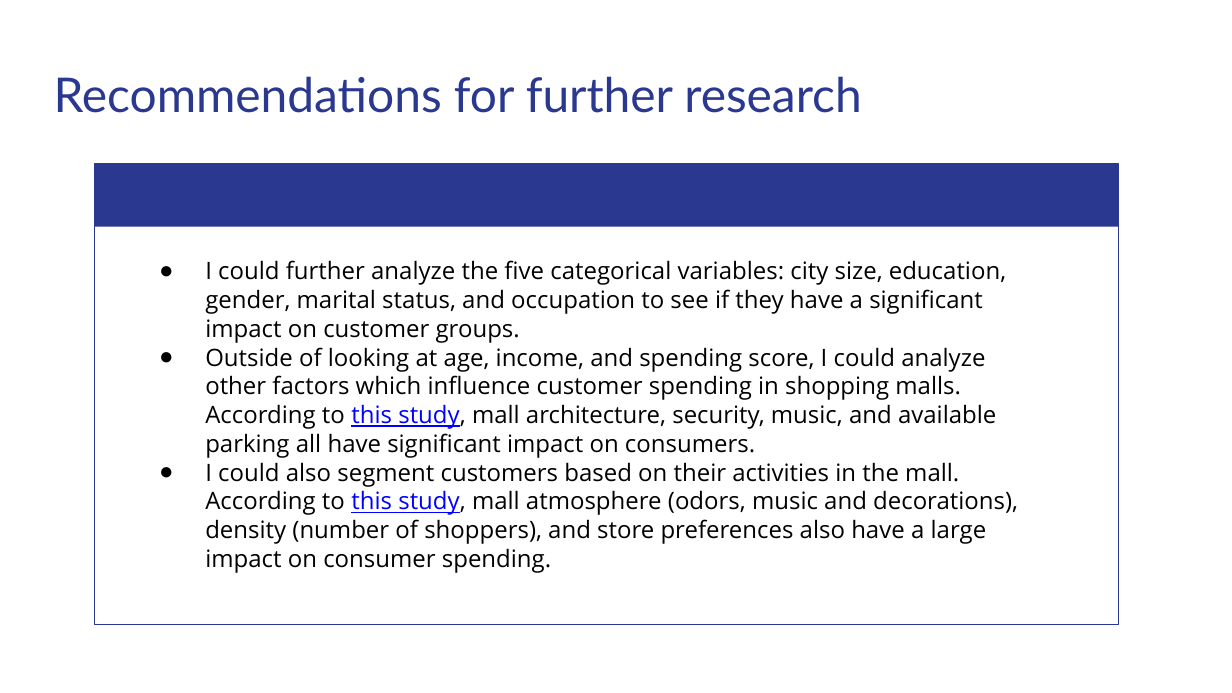
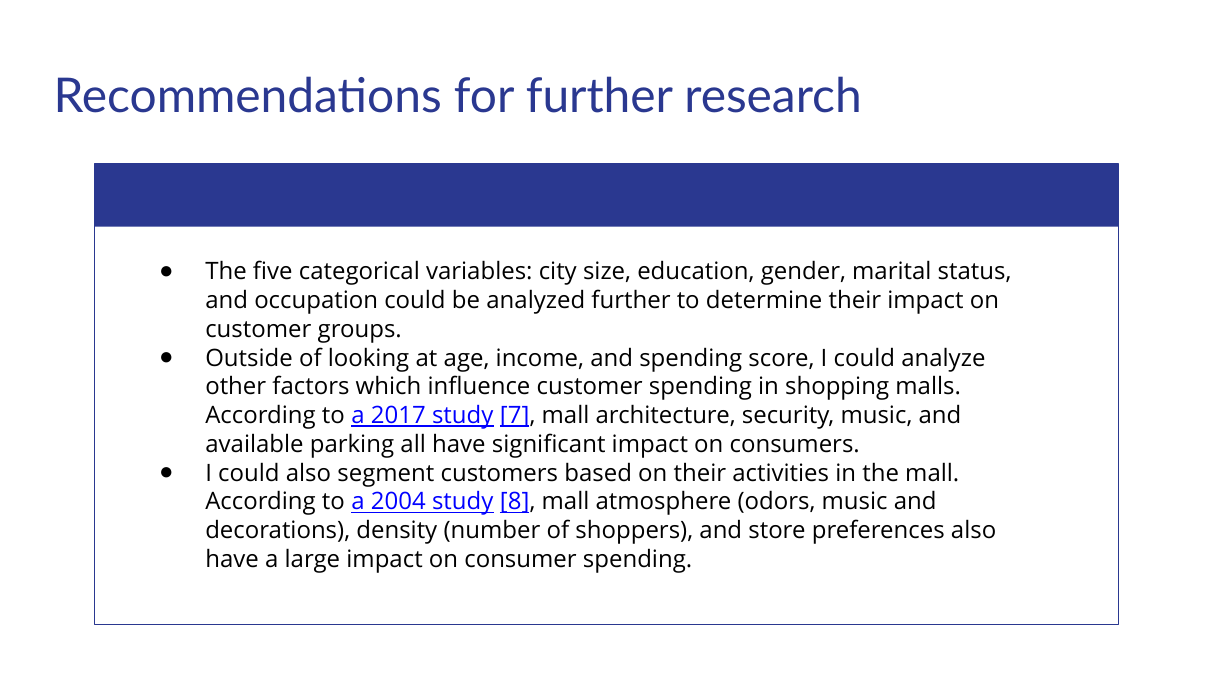
Before and after one commit to matthewshawnkehoe/Data-Science-Projects, a slide deck: slide 31 of Capstone Projects/Capstone_Three_Unsupervised_ML/Classifying_Mall_Customers.pptx. Drawn at 1232x693 pixels with LibreOffice and Linux fonts; fonts in the diff are those of the drawing. Boxes give left, top, right and bottom in pixels: in the first picture for what was removed or moved away, otherwise in the second. Text is boxed around its words. In the diff, an @@ line names an element or a change of style, - is before the commit and + after.

Commit message:
Updated mall customer analysis

```diff
--- a/Capstone Projects/Capstone_Three_Unsupervised_ML/Classifying_Mall_Customers.pptx
+++ b/Capstone Projects/Capstone_Three_Unsupervised_ML/Classifying_Mall_Customers.pptx
@@ text at (x1=205, y1=260, x2=1012, y2=573): text changed @@
-● I could further analyze the five categorical variables: city size, education, gender, marital status, and occupation to see if they have a significant impact on customer groups.
-● Outside of looking at age, income, and spending score, I could analyze other factors which influence customer spending in shopping malls. According to this study, mall architecture, security, music, and available parking all have significant impact on consumers.
-● I could also segment customers based on their activities in the mall. According to this study, mall atmosphere (odors, music and decorations), density (number of shoppers), and store preferences also have a large impact on consumer spending.
+● The five categorical variables: city size, education, gender, marital status, and occupation could be analyzed further to determine their impact on customer groups.
+● Outside of looking at age, income, and spending score, I could analyze other factors which influence customer spending in shopping malls. According to a 2017 study [7], mall architecture, security, music, and available parking all have significant impact on consumers.
+● I could also segment customers based on their activities in the mall. According to a 2004 study [8], mall atmosphere (odors, music and decorations), density (number of shoppers), and store preferences also have a large impact on consumer spending.
```
Also in this commit, not shown: 8 other slides changed, 2 slides added.
